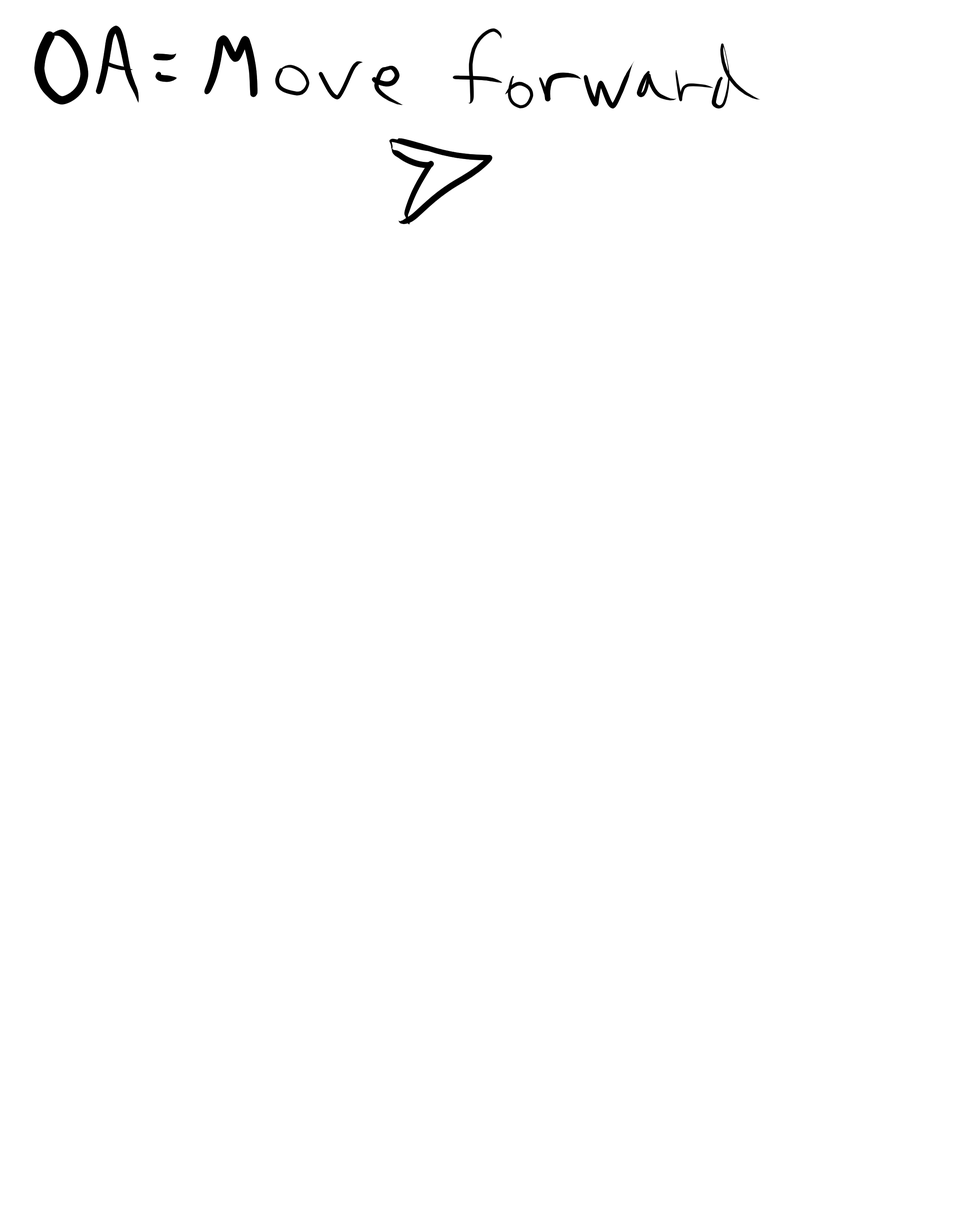
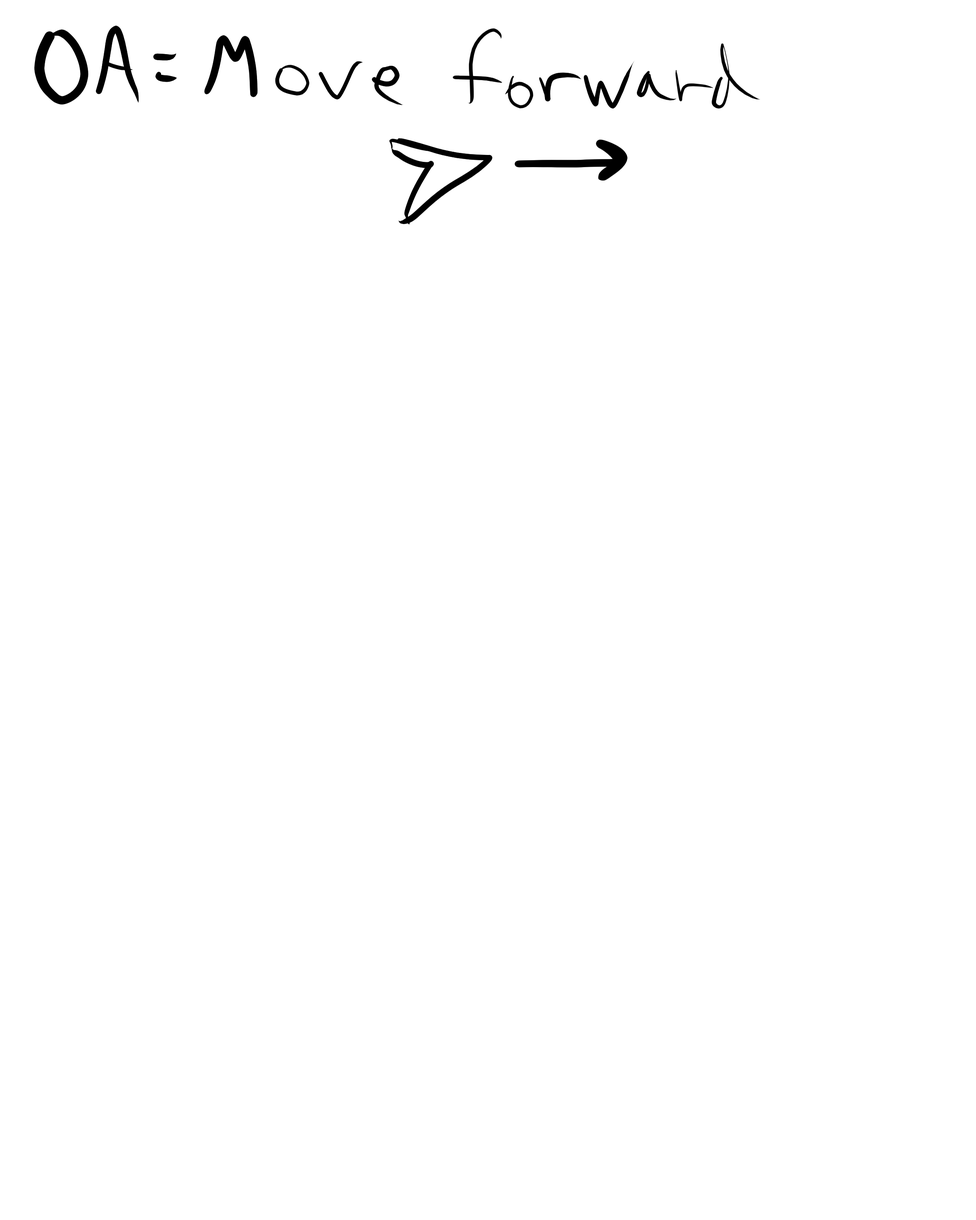
Layer changes from the first w=976, h=1220 image to the second:
painted on "Paint Layer 1" over [514, 139, 628, 181]
